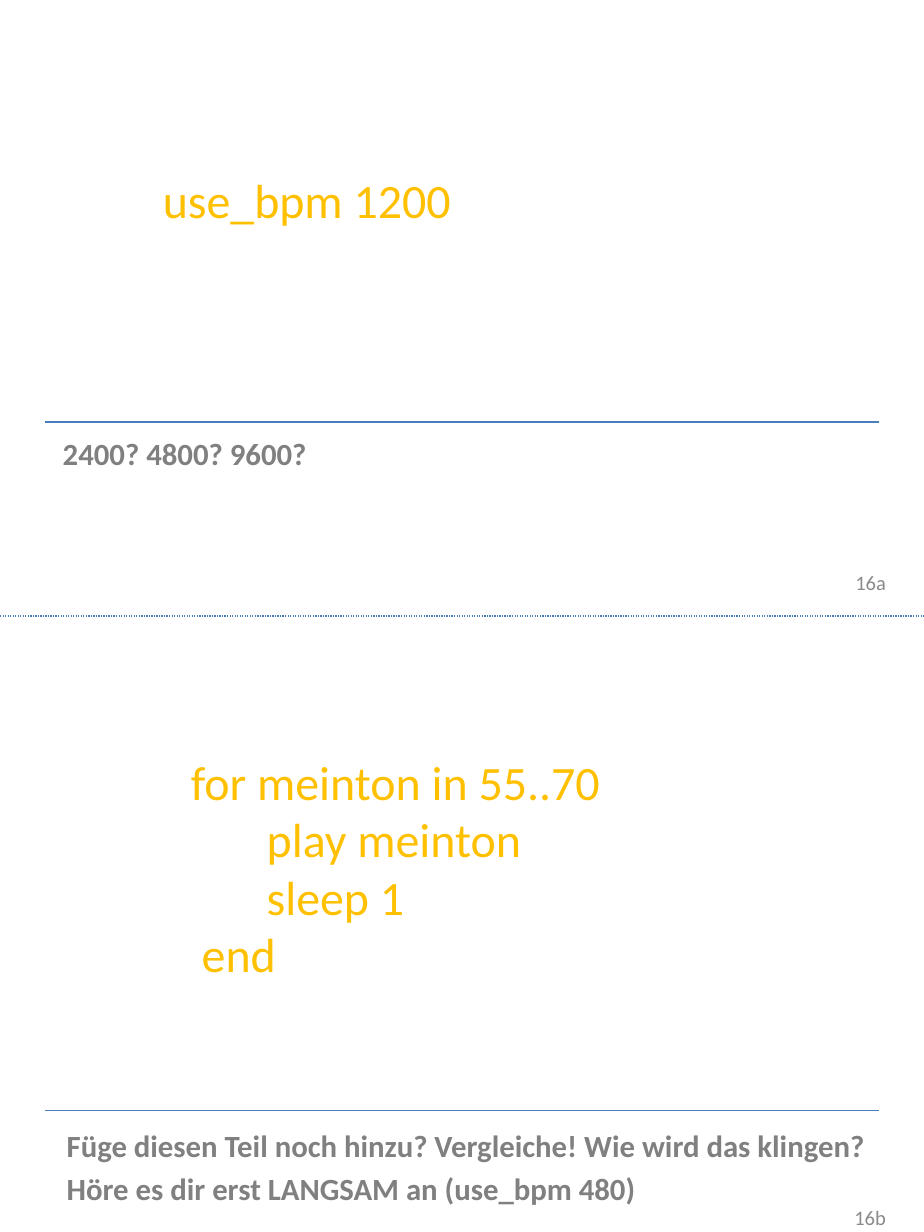
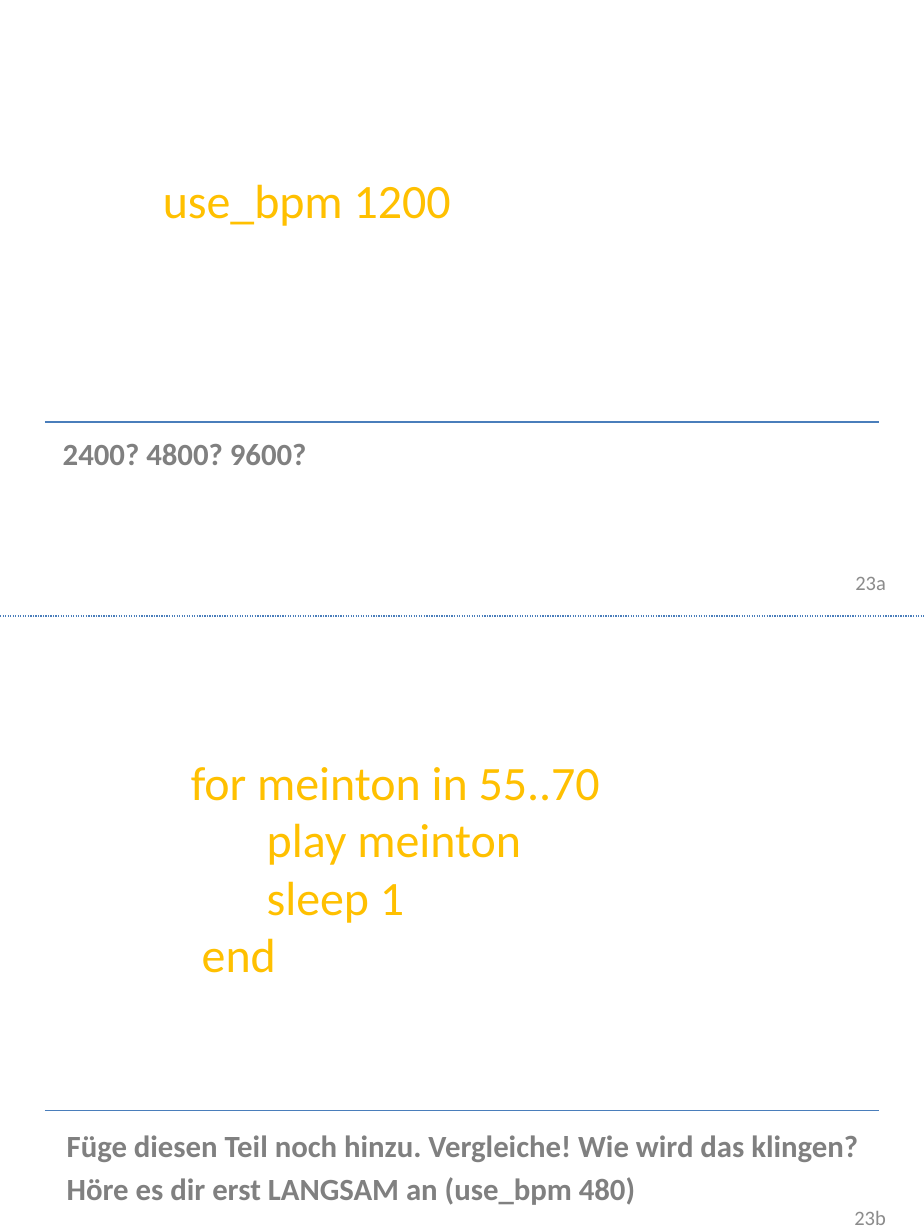
Before and after one commit to Devoxx4KidsDE/SonicPI, a slide deck: slide 23 of presentation/de/Sonic PI Workshop_de.pptx (slide 16 before the commit). Drawn at 924x1232 pixels with LibreOffice and Linux fonts; fonts in the diff are those of the drawing; background and template pictures are left out. Boxes give left, top, right and bottom in pixels: in the first picture for what was removed or moved away, otherwise in the second. Text is boxed around its words. In the diff, an @@ line names an element or a change of style, - is before the commit and + after.

```diff
--- a/presentation/de/Sonic PI Workshop_de.pptx
+++ b/presentation/de/Sonic PI Workshop_de.pptx
@@ page number at bbox=[855, 577, 886, 590]: text changed @@
-16a
+23a
@@ text at bbox=[67, 1135, 858, 1162]: text changed @@
-Füge diesen Teil noch hinzu? Vergleiche! Wie wird das klingen?
+Füge diesen Teil noch hinzu. Vergleiche! Wie wird das klingen?
@@ page number at bbox=[854, 1211, 886, 1225]: text changed @@
-16b
+23b
```
Also in this commit, not shown: 6 other slides changed, 2 other files.
